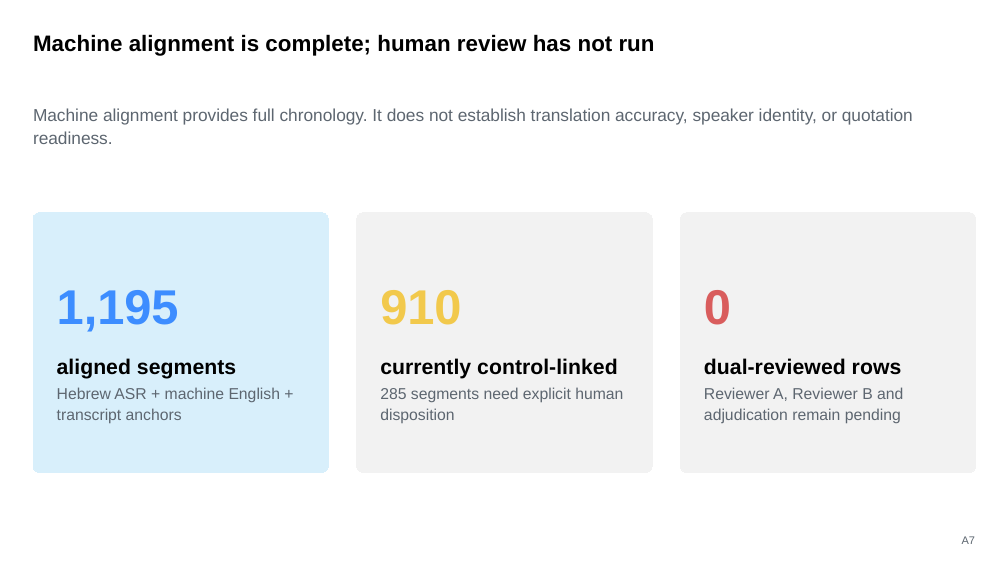
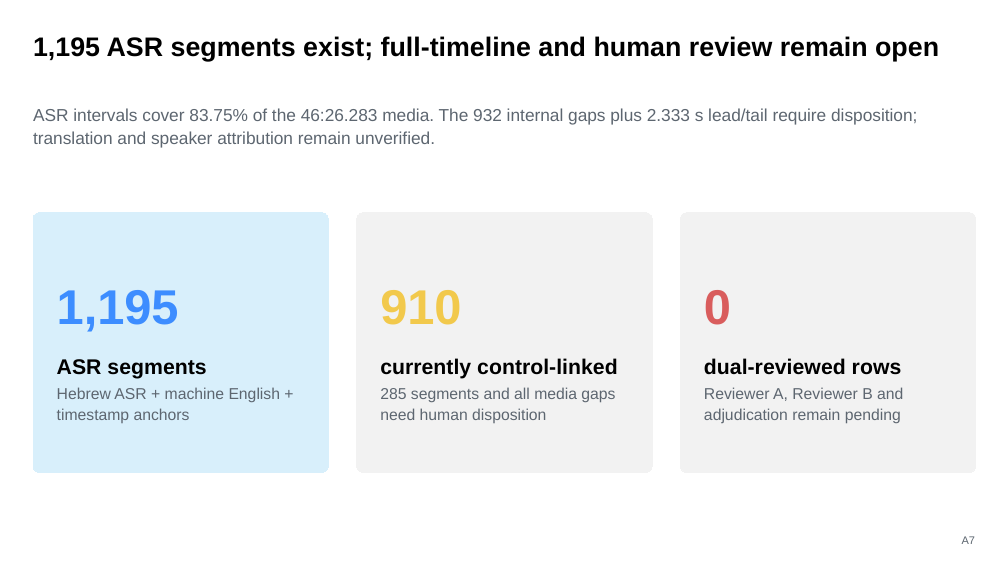
Before and after one commit to AliHamed17/Vego-Ai, a slide deck: slide 19 of presentations/VEGO-AI-Iris-Supervisor-Decisions-2026-08-05.pptx. Drawn at 1008x567 pixels with LibreOffice and Linux fonts; fonts in the diff are those of the drawing. Boxes give left, top, right and bottom in pixels: in the first picture for what was removed or moved away, otherwise in the second. Text is boxed around its words. In the diff, an @@ line names an element or a change of style, - is before the commit and + after.

```diff
--- a/presentations/VEGO-AI-Iris-Supervisor-Decisions-2026-08-05.pptx
+++ b/presentations/VEGO-AI-Iris-Supervisor-Decisions-2026-08-05.pptx
@@ text at box(33, 36, 939, 62): text changed; size 21.4 to 25.5 pt @@
-Machine alignment is complete; human review has not run
+1,195 ASR segments exist; full-timeline and human review remain open
@@ text at box(33, 108, 917, 148): text changed @@
-Machine alignment provides full chronology. It does not establish translation accuracy, speaker identity, or quotation readiness.
+ASR intervals cover 83.75% of the 46:26.283 media. The 932 internal gaps plus 2.333 s lead/tail require disposition; translation and speaker attribution remain unverified.
@@ text at box(57, 359, 281, 423): text changed @@
-aligned segments
-Hebrew ASR + machine English + transcript anchors
+ASR segments
+Hebrew ASR + machine English + timestamp anchors
@@ text at box(380, 387, 615, 423): text changed @@
-285 segments need explicit human disposition
+285 segments and all media gaps need human disposition
```
Also in this commit, not shown: 11 other slides changed, 38 other files.
